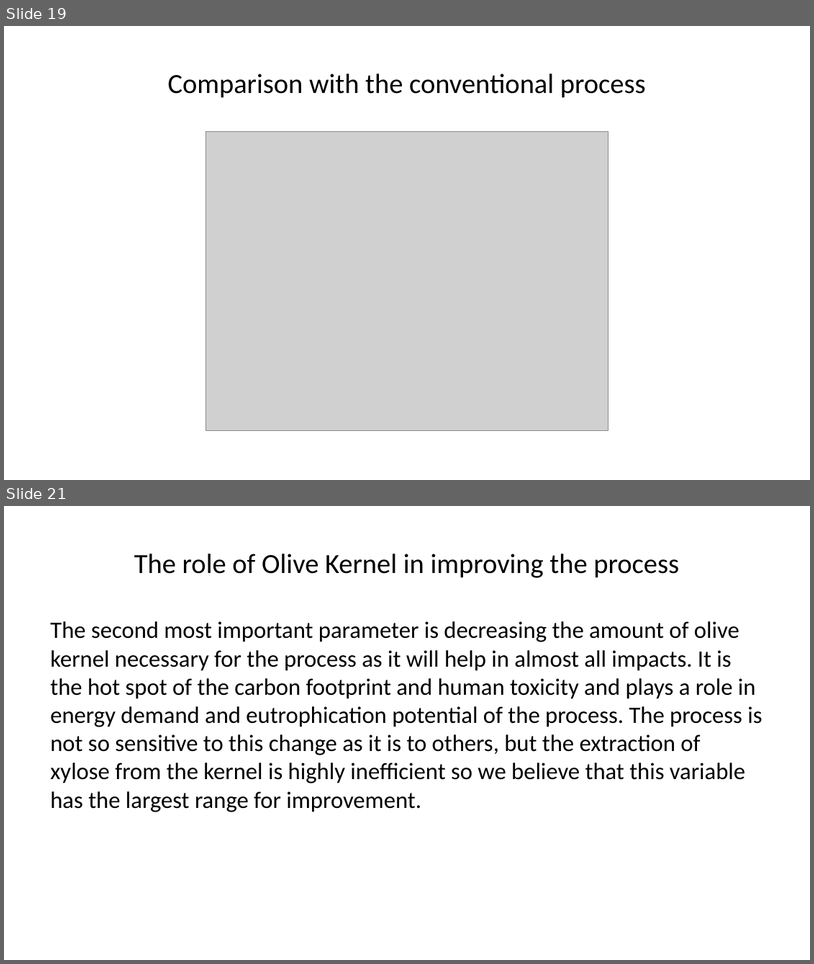
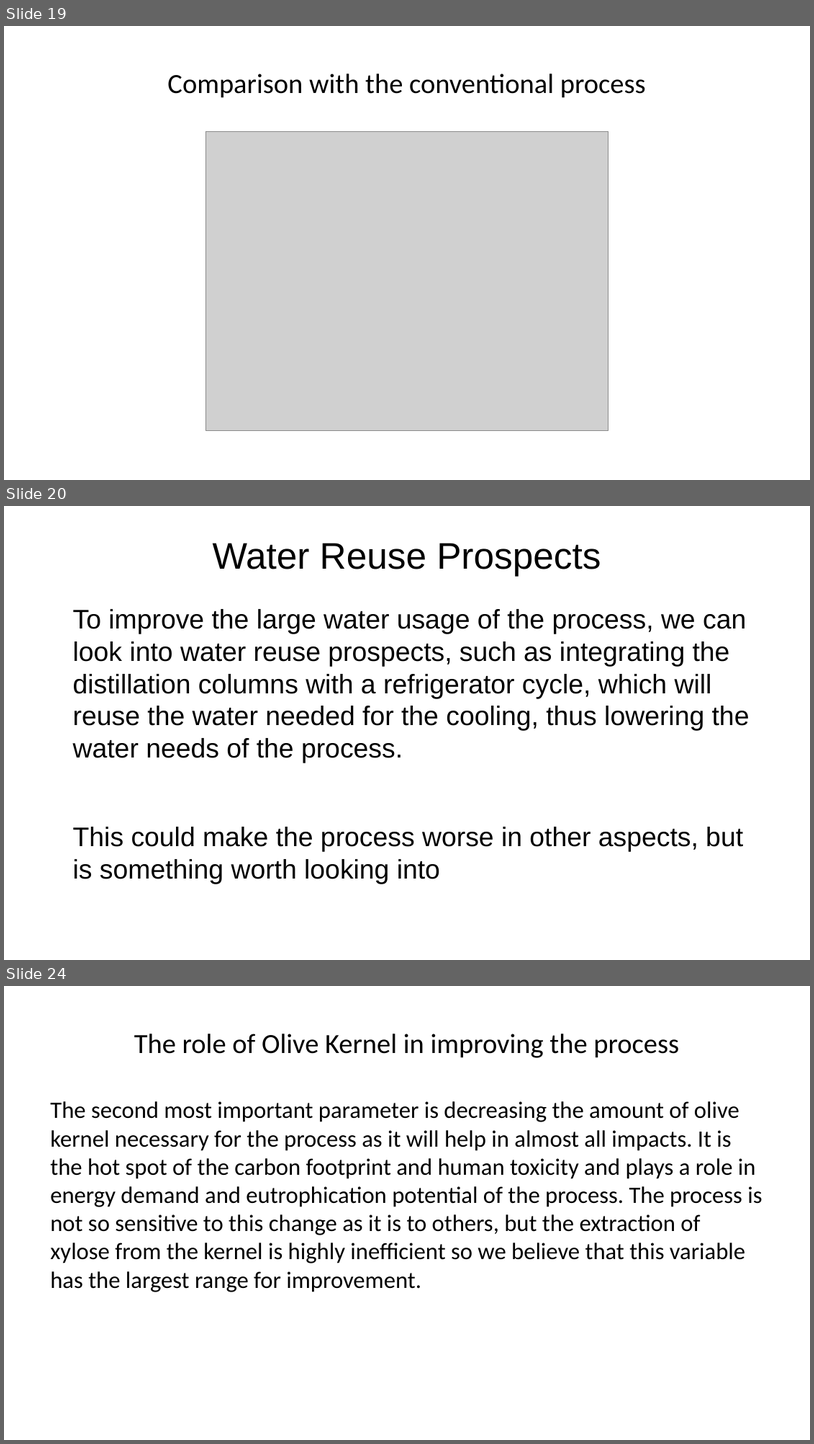
Before and after one commit to Vidianos-Giannitsis/Process-Design, a slide deck: LCA/cyclopentanone_olive_kernel_lca_presentation.pptx. Shown one above the other, each under a label of ours: slides 19 and 21 before the commit, slides 19, 20 and 24 after it; the slides between them are not shown. The pictures are 814x964 and 814x1444 pixels, drawn with LibreOffice and Linux fonts; fonts in the diff are those of the drawing; grey boxes stand for pictures. Boxes give left, top, right and bottom in pixels: in the first picture for what was removed or moved away, otherwise in the second. Text is boxed around its words. In the diff, an @@ line names an element or a change of style, - is before the commit and + after.

```diff
--- a/LCA/cyclopentanone_olive_kernel_lca_presentation.pptx
+++ b/LCA/cyclopentanone_olive_kernel_lca_presentation.pptx
@@ slide 20 added at (4, 506, 810, 960), background #FFFFFF @@
@@ title added at (213, 543, 601, 576), 44 pt, text #000000 @@
+Water Reuse Prospects
@@ text added at (73, 609, 750, 883), 32 pt, text #000000 @@
+To improve the large water usage of the process, we can look into water reuse prospects, such as integrating the distillation columns with a refrigerator cycle, which will reuse the water needed for the cooling, thus lowering the water needs of the process.
+This could make the process worse in other aspects, but is something worth looking into
@@ what was slide 21 is now slide 24 @@
```
Also in this commit, not shown: 2 slides changed, 3 other slides added, 1 slide removed, 4 other files.
